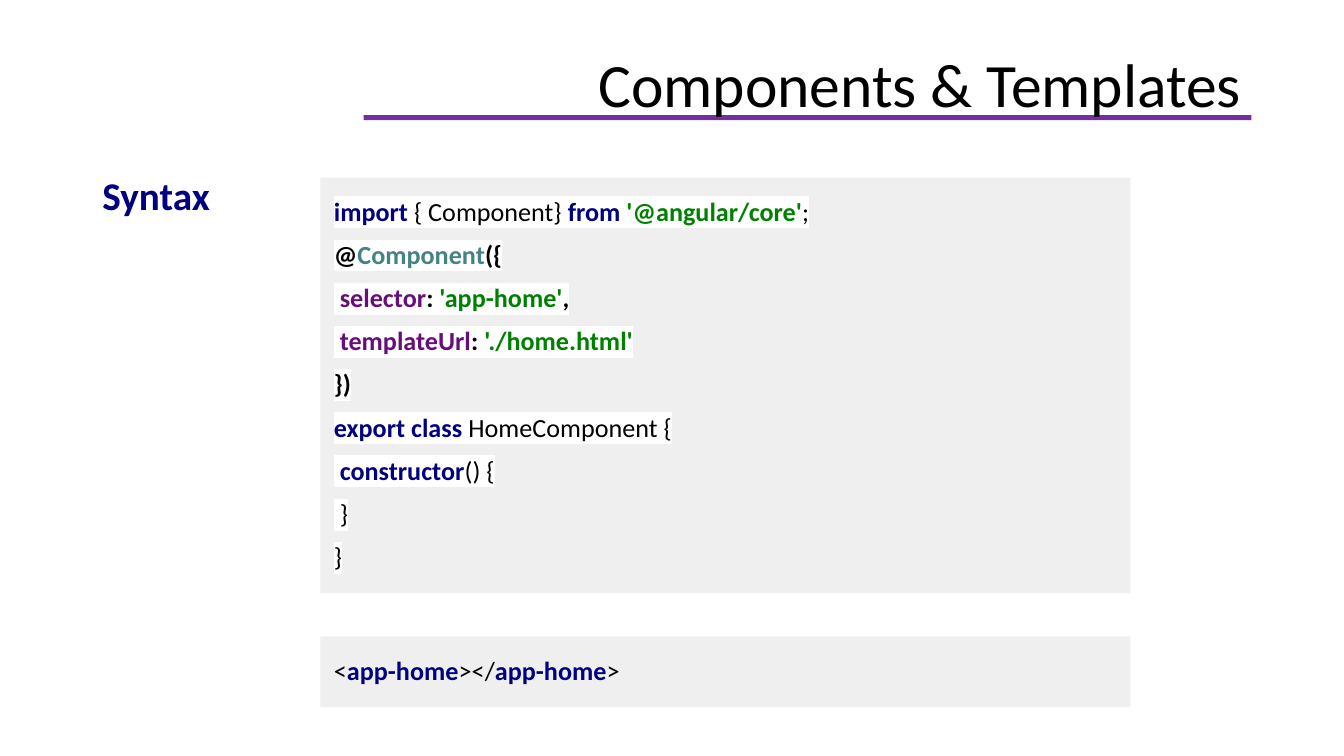
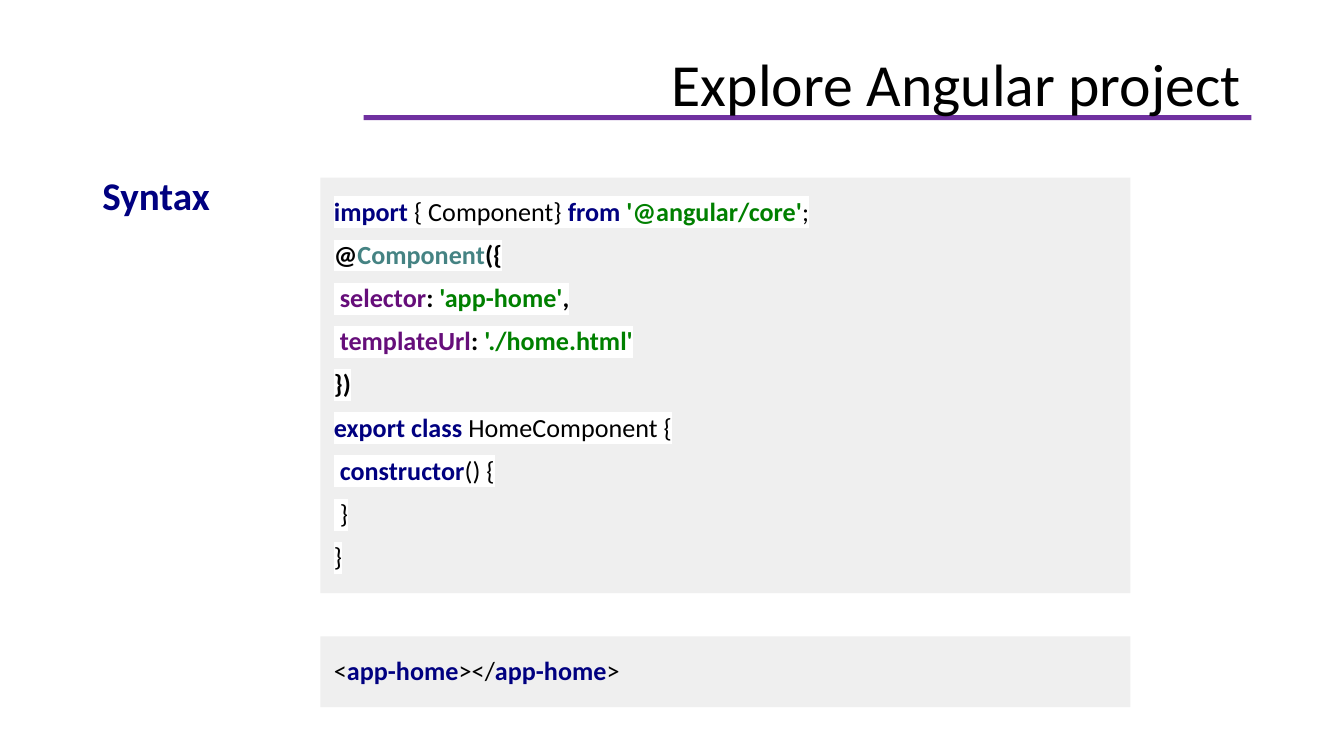
Before and after one commit to helenhash/angular-training, a slide deck: slide 24 of docs/Angular Training.pptx (slide 33 before the commit). Drawn at 1344x756 pixels with LibreOffice and Linux fonts; fonts in the diff are those of the drawing; background and template pictures are left out. Boxes give left, top, right and bottom in pixels: in the first picture for what was removed or moved away, otherwise in the second. Text is boxed around its words. In the diff, an @@ line names an element or a change of style, - is before the commit and + after.

```diff
--- a/docs/Angular Training.pptx
+++ b/docs/Angular Training.pptx
@@ title at bbox=[672, 64, 1241, 120]: text changed; size 33 to 32 pt @@
-Components & Templates
+Explore Angular project
```
Also in this commit, not shown: 43 other slides changed, 9 slides added, 9 slides removed, 18 other files.
